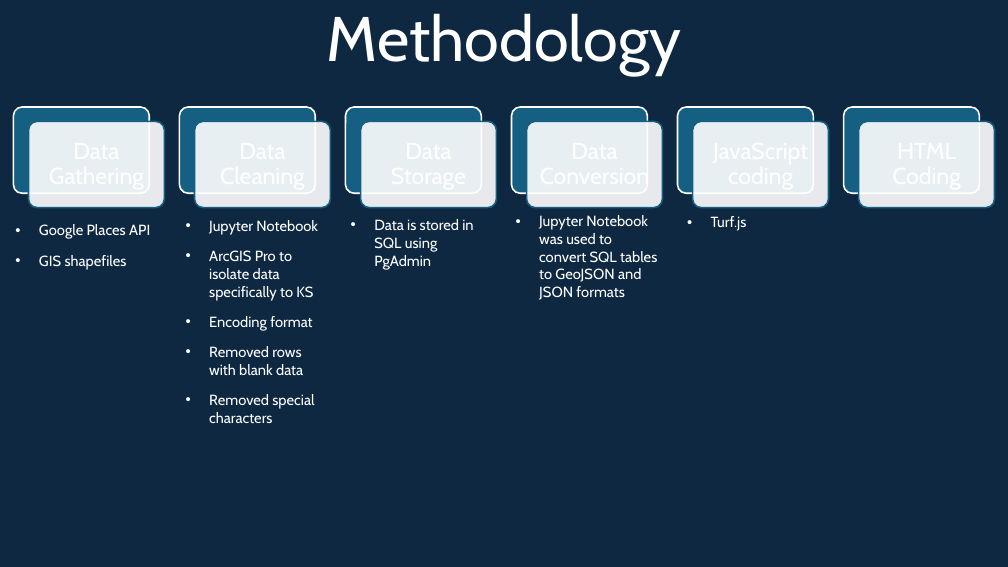
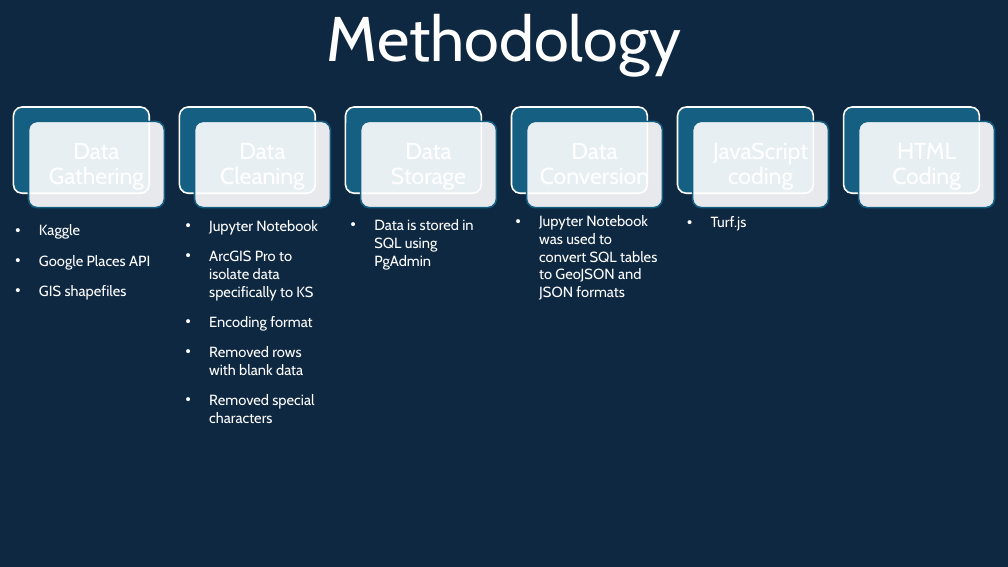
Before and after one commit to Cenbull70/Group_Project_3, a slide deck: slide 8 of Project3_Presentation.pptx. Drawn at 1008x567 pixels with LibreOffice and Linux fonts; fonts in the diff are those of the drawing; background and template pictures are left out. Boxes give left, top, right and bottom in pixels: in the first picture for what was removed or moved away, otherwise in the second. Text is boxed around its words. In the diff, an @@ line names an element or a change of style, - is before the commit and + after.

```diff
--- a/Project3_Presentation.pptx
+++ b/Project3_Presentation.pptx
@@ text at [39,224,80,239]: paragraph added @@
+• Kaggle
```
Also in this commit, not shown: 2 other slides changed.
